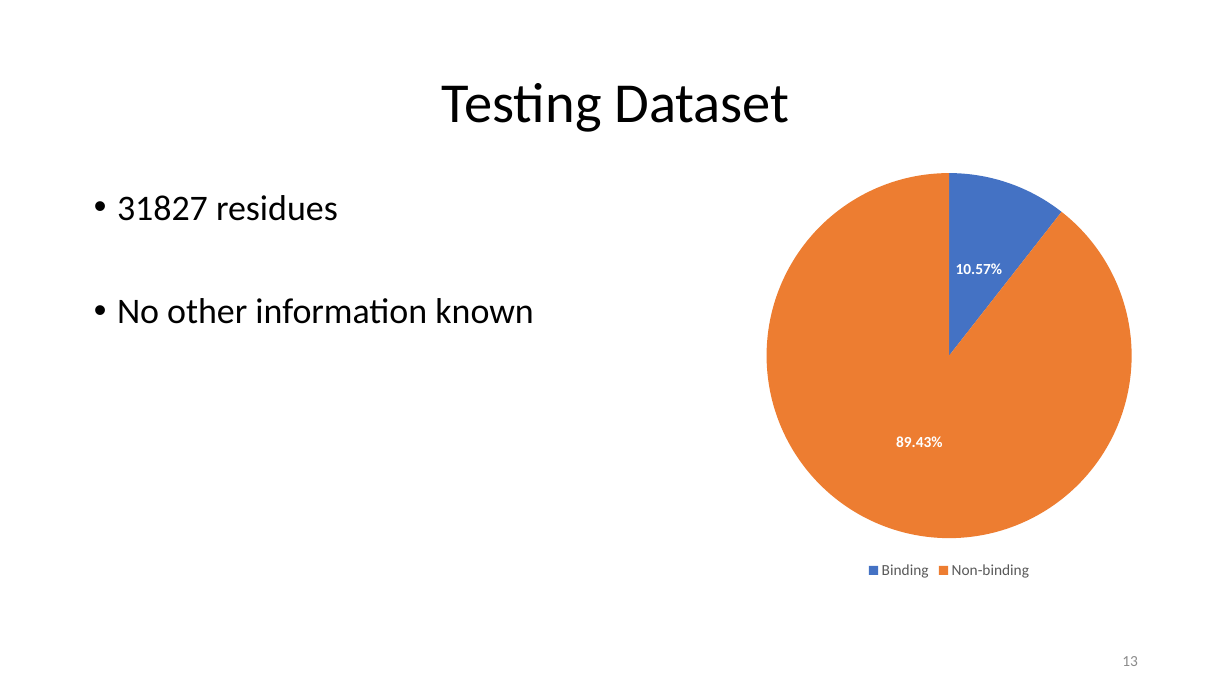
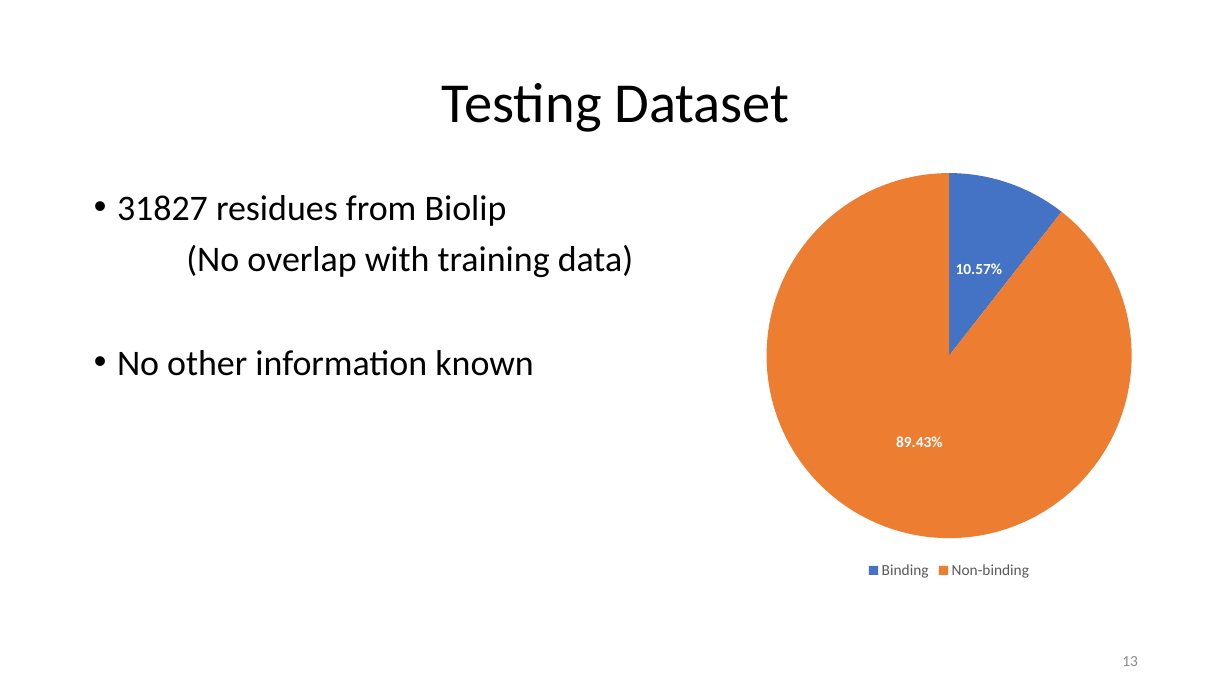
Before and after one commit to paulhager/ProteinPrediction1, a slide deck: slide 13 of BLOSUMscoresComparedToSingleSNAPscores.pptx. Drawn at 1232x693 pixels with LibreOffice and Linux fonts; fonts in the diff are those of the drawing; background and template pictures are left out. Boxes give left, top, right and bottom in pixels: in the first picture for what was removed or moved away, otherwise in the second. Text is boxed around its words. In the diff, an @@ line names an element or a change of style, - is before the commit and + after.

```diff
--- a/BLOSUMscoresComparedToSingleSNAPscores.pptx
+++ b/BLOSUMscoresComparedToSingleSNAPscores.pptx
@@ text at (117, 195, 633, 277): text changed @@
-• 31827 residues
+• 31827 residues from Biolip
+(No overlap with training data)
```
Also in this commit, not shown: 2 other slides changed, 1 other file.
